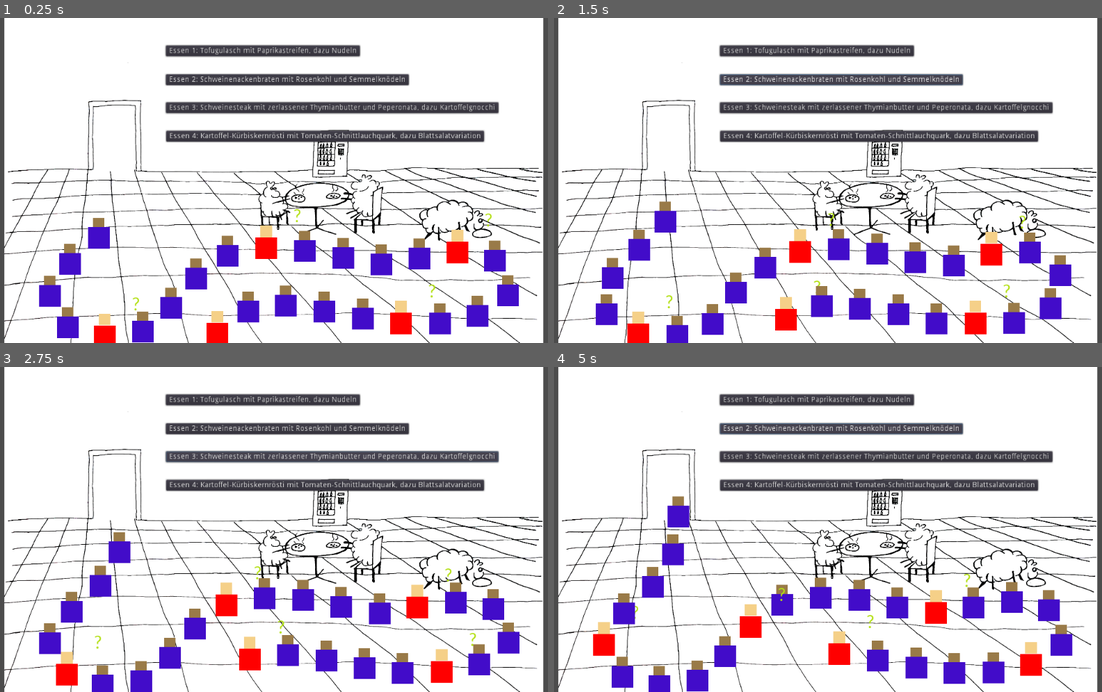
Above: before the commit, frames 1-4 (two rows, left to right).
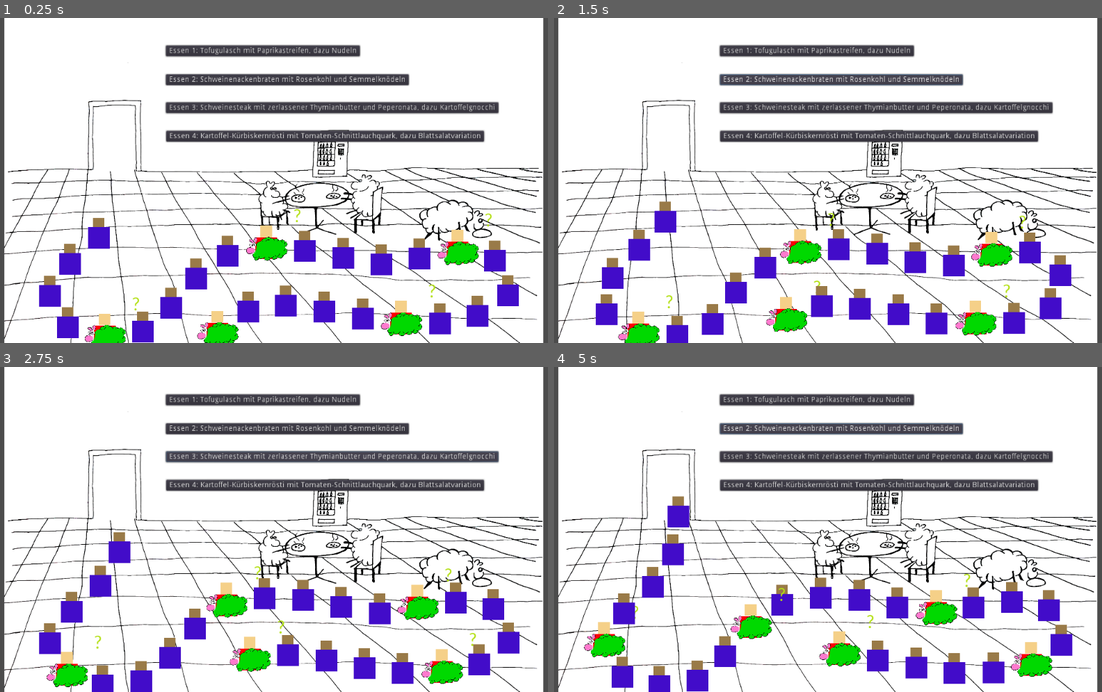
Above: after the commit, the same moments.

Repository: onsetsu/HPIGameJam
Game: Godot game, scene res://Scenes/Mensa.tscn
The game is run twice, just before and just after one commit, with the same random seed, the same clock (stepped at 60 frames per second) and the same inputs.
Inputs:
- Up to frame 1 (0.25 s): no input
- Up to frame 2 (1.5 s): click "Essen 1: Tofugulasch mit Papr…" at 0.5 s; click "Essen 2: Schweinenackenbraten…" at 1.25 s
- Up to frame 3 (2.75 s): click "Essen 3: Schweinesteak mit ze…" at 2 s
- Up to frame 4 (5 s): click "Essen 4: Kartoffel-Kürbiskern…" at 2.75 s; click "Essen 1: Tofugulasch mit Papr…" at 3.5 s; click "Essen 2: Schweinenackenbraten…" at 4.25 s

The runs differ from the first frame. In frame 1, 2.0% of the frame differs, in the area x 15-88%, y 67-100%; in frame 2, 2.0%; in frame 3, 2.0%; in frame 4, 2.1%, in the area x 5-91%, y 72-96%.

Commit message:
sheep graphics

Diff:
--- a/Scenes/Sheep.tscn
+++ b/Scenes/Sheep.tscn
@@ -1,7 +1,8 @@
-[gd_scene load_steps=4 format=2]
+[gd_scene load_steps=5 format=2]
 
 [ext_resource path="res://Scripts/Sheep.gd" type="Script" id=1]
 [ext_resource path="res://Lato-Regular.ttf" type="DynamicFontData" id=2]
+[ext_resource path="res://Scenes/Sheep_Graphic.tscn" type="PackedScene" id=3]
 
 [sub_resource type="DynamicFont" id=1]
 size = 32
@@ -35,3 +36,6 @@
 text = "?"
 align = 1
 valign = 1
+
+[node name="graphic" parent="." instance=ExtResource( 3 )]
+scale = Vector2( 0.02, 0.02 )
--- a/Scenes/Sheep_Details.tscn
+++ b/Scenes/Sheep_Details.tscn
@@ -1,6 +1,7 @@
-[gd_scene load_steps=2 format=2]
+[gd_scene load_steps=3 format=2]
 
 [ext_resource path="res://Scripts/Sheep_Details.gd" type="Script" id=1]
+[ext_resource path="res://Scenes/Sheep_Graphic.tscn" type="PackedScene" id=2]
 
 [node name="Sheep_Details" type="Node2D"]
 script = ExtResource( 1 )
@@ -8,12 +9,13 @@
 [node name="PanelContainer" type="PanelContainer" parent="."]
 margin_right = 502.0
 margin_bottom = 313.0
-__meta__ = {
-"_edit_group_": true
-}
 
 [node name="Panel" type="Panel" parent="PanelContainer"]
 margin_left = 7.0
 margin_top = 7.0
 margin_right = 495.0
 margin_bottom = 306.0
+
+[node name="graphic" parent="PanelContainer/Panel" instance=ExtResource( 2 )]
+position = Vector2( 228.359, 146.101 )
+scale = Vector2( 0.1, 0.1 )
--- a/Scenes/Sheep_Graphic.tscn
+++ b/Scenes/Sheep_Graphic.tscn
@@ -35,8 +35,10 @@
 
 [node name="pattern" type="Node2D" parent="."]
 
-[node name="Sprite" type="Sprite" parent="pattern"]
+[node name="checkers" type="Sprite" parent="pattern"]
 
-[node name="Sprite2" type="Sprite" parent="pattern"]
+[node name="dots" type="Sprite" parent="pattern"]
 
-[node name="Sprite3" type="Sprite" parent="pattern"]
+[node name="stripes" type="Sprite" parent="pattern"]
+
+[node name="none" type="Sprite" parent="pattern"]
--- a/Scripts/Queue.gd
+++ b/Scripts/Queue.gd
@@ -18,6 +18,7 @@
         var entity
         if i % 5 == 0:
             entity = sheep_scene.instance()
+            entity.set_appearance(entity.HEAD_COLOR.pink, entity.FUR_COLOR.green, entity.PATTERN.dots)
         else:
             entity = person_scene.instance()
 
--- a/Scripts/Sheep.gd
+++ b/Scripts/Sheep.gd
@@ -10,7 +10,7 @@
 	blue,
 	orange
 }
-var fur_color
+var fur_color = FUR_COLOR.green
 
 enum PATTERN{
 	checkers,
@@ -34,6 +34,8 @@
     head_color = head
     fur_color = fur
     pattern_type = pattern
+
+    $graphic.display(self)
 
 func group_size(name):
     return get_tree().get_nodes_in_group(name).size()
--- a/Scripts/Sheep_Details.gd
+++ b/Scripts/Sheep_Details.gd
@@ -13,4 +13,4 @@
 #    pass
 
 func display_sheep(sheep):
-    pass
+    find_node('graphic').display(sheep)
--- a/Scripts/Sheep_Graphic.gd
+++ b/Scripts/Sheep_Graphic.gd
@@ -11,3 +11,50 @@
 # Called every frame. 'delta' is the elapsed time since the previous frame.
 #func _process(delta):
 #    pass
+
+func display(sheep):
+    # FUR
+    if sheep.fur_color != sheep.FUR_COLOR.green:
+        $fur/green.hide()
+    else:
+        $fur/green.show()
+    if sheep.fur_color != sheep.FUR_COLOR.blue:
+        $fur/blue.hide()
+    else:
+        $fur/blue.show()
+    if sheep.fur_color != sheep.FUR_COLOR.orange:
+        $fur/orange.hide()
+    else:
+        $fur/orange.show()
+
+    # HEAD
+    if sheep.head_color != sheep.HEAD_COLOR.white:
+        $head/white.hide()
+    else:
+        $head/white.show()
+    if sheep.head_color != sheep.HEAD_COLOR.black:
+        $head/black.hide()
+    else:
+        $head/black.show()
+    if sheep.head_color != sheep.HEAD_COLOR.pink:
+        $head/pink.hide()
+    else:
+        $head/pink.show()
+
+    # PATTERN
+    if sheep.pattern_type != sheep.PATTERN.checkers:
+        $pattern/checkers.hide()
+    else:
+        $pattern/checkers.show()
+    if sheep.pattern_type != sheep.PATTERN.dots:
+        $pattern/dots.hide()
+    else:
+        $pattern/dots.show()
+    if sheep.pattern_type != sheep.PATTERN.stripes:
+        $pattern/stripes.hide()
+    else:
+        $pattern/stripes.show()
+    if sheep.pattern_type != sheep.PATTERN.none:
+        $pattern/none.hide()
+    else:
+        $pattern/none.show()
